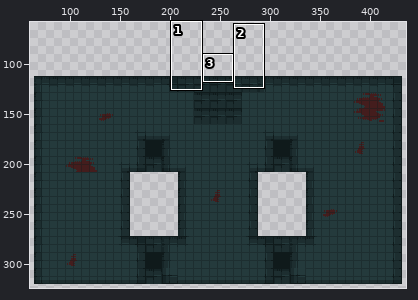
File history of a sprite sheet, map/dungeon/room_0/dung_room_0_floor.png. The picture above shows the old version from afar; the outline marks the close-up.
Close-up. First the earlier version:
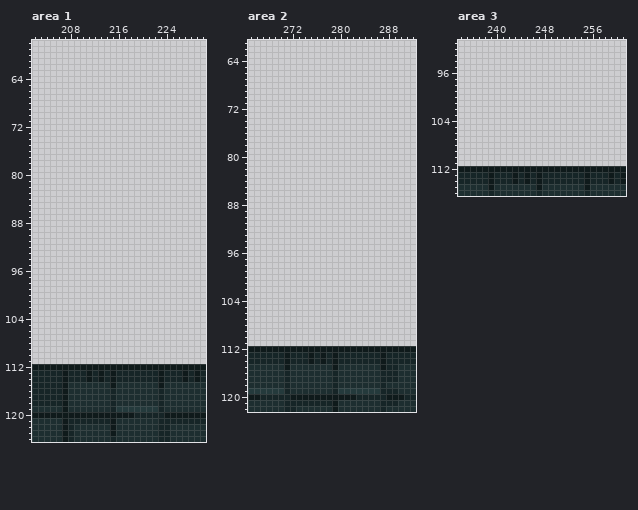
The file is 480x480 pixels. Shown: area 1: x 202..230, y 58..124; area 2: x 265..292, y 61..122; area 3: x 234..261, y 91..116. The wide view leaves out empty margins. The commit also changed other parts of the picture, which this record leaves out.
The result:
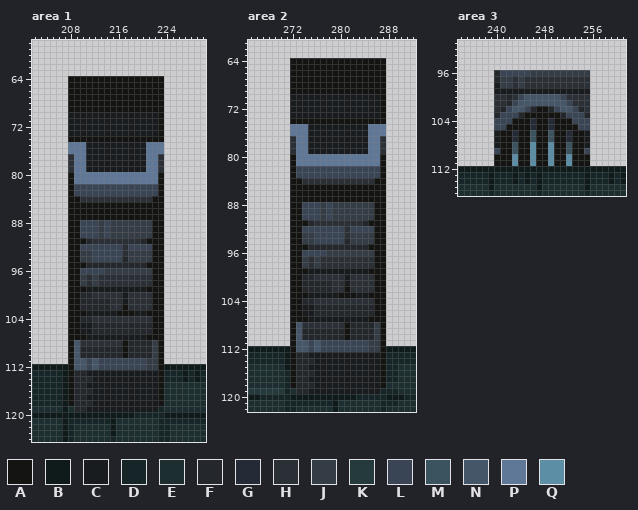
Palette (. is transparent): A #141412  B #0f1a1b  C #191c1e  D #162527  E #1d2e30  F #24282c  G #242a36  H #2b3037  J #343c45  K #243a3c  L #394554  M #3b535e  N #465669  P #607897  Q #5c8ea5
The edit:
Area 1:
y 64..69: x 208..223 ................ -> AAAAAAAAAAAAAAAA
y 70..73: x 208..223 ................ -> CCCCCCCCCCCCCCCA
y 74: x 208..223 ................ -> AAAAAAAAAAAAAAAA
y 75..76: x 208..223 ................ -> PPPCCCCCCCCCCPPP
y 77..79: x 208..223 ................ -> HPPCCCCCCCCCCPPH
y 80..81: x 208..223 ................ -> APPPPPPPPPPPPPPA
y 82..83: x 208..223 ................ -> ALLLLLLLLLLLLLLA
y 84: x 208..223 ................ -> AAHHHHHHHHHHHHAA
y 85..87: x 208..223 ................ -> AAAAAAAAAAAAAAAA
y 88..90: x 208..223 ................ -> AALLLJLJJJJJJJAA
y 91: x 208..223 ................ -> AAAFHHHHHHHHFAAA
y 92: x 208..223 ................ -> AALLLLLLLHLLLLAA
y 93: x 208..223 ................ -> AAJJLLLLLHJJJJAA
y 94: x 208..223 ................ -> AAJJLLLLLFJJJJAA
y 95: x 208..223 ................ -> AAAFFFFFFFFFFAAA
y 96: x 208..223 ................ -> AALLLLJJJJJJJJAA
y 97..98: x 208..223 ................ -> AAJHJHHHHHHHHHAA
y 99: x 208..223 ................ -> AAACCCCCCCCCCAAA
y 100: x 208..223 ................ -> AAFFHHHHHCHHHHAA
y 101: x 208..223 ................ -> AAFFFFFHHCHHHHAA
y 102: x 208..223 ................ -> AAFFFFFHHAHHHHAA
y 103: x 208..223 ................ -> AAACCCCCAAACCAAA
y 104: x 208..223 ................ -> AAFFHHHHHHHHHHAA
y 105..106: x 208..223 ................ -> AACCFFFFFFFFFFAA
y 107: x 208..223 ................ -> AAACCCCCCCCCCAAA
y 108: x 208..223 ................ -> ANHHHHHHHAFFFFJA
y 109..110: x 208..223 ................ -> ANFFFFFFFAFFFFJA
y 111: x 208..223 ................ -> ANNLNLLLLLLLLJJA
y 112: x 208..223 BBBBBBBBBBBBBBBB -> ANNLNLLLLLLLLJJA
y 113: x 208..223 DDDBDBDBDDDDDDDB -> AFFCCCCCCCCCCCCA
y 114: x 208..223 DDDBDBDBDDDDDDDB -> AFFFCCCCCCCCCCCA
y 115: x 208..223 EEEEEEEBEEEEEEEB -> AFFCCCCCCCCCCCCA
y 116: x 208..223 EEEEEEEDEEEEEEED -> AFFFCCCCCCCCCCCA
y 117: x 208..223 EEEEEEEDEEEEEEED -> AFFCCCCCCCCCCCCA
y 118: x 208..223 EEEEEEEDEEEEEEED -> AFFFCCCCCCCCCCCA
y 119: x 209..222 EEEEEEDKKKKKKK -> FFCCCCCCCCCCCC
Area 2:
y 64..69: x 272..287 ................ -> AAAAAAAAAAAAAAAA
y 70..73: x 272..287 ................ -> CCCCCCCCCCCCCCCA
y 74: x 272..287 ................ -> AAAAAAAAAAAAAAAA
y 75..76: x 272..287 ................ -> PPPCCCCCCCCCCPPP
y 77..79: x 272..287 ................ -> HPPCCCCCCCCCCPPH
y 80..81: x 272..287 ................ -> APPPPPPPPPPPPPPA
y 82..83: x 272..287 ................ -> ALLLLLLLLLLLLLLA
y 84: x 272..287 ................ -> AAHHHHHHHHHHHHAA
y 85..87: x 272..287 ................ -> AAAAAAAAAAAAAAAA
y 88..90: x 272..287 ................ -> AALLLJLJJJJJJJAA
y 91: x 272..287 ................ -> AAAFHHHHHHHHFAAA
y 92: x 272..287 ................ -> AALLLLLLLHLLLLAA
y 93: x 272..287 ................ -> AAJJLLLLLHJJJJAA
y 94: x 272..287 ................ -> AAJJLLLLLFJJJJAA
y 95: x 272..287 ................ -> AAAFFFFFFFFFFAAA
y 96: x 272..287 ................ -> AALLLLJJJJJJJJAA
y 97..98: x 272..287 ................ -> AAJHJHHHHHHHHHAA
y 99: x 272..287 ................ -> AAACCCCCCCCCCAAA
y 100: x 272..287 ................ -> AAFFHHHHHCHHHHAA
y 101: x 272..287 ................ -> AAFFFFFHHCHHHHAA
y 102: x 272..287 ................ -> AAFFFFFHHAHHHHAA
y 103: x 272..287 ................ -> AAACCCCCAAACCAAA
y 104: x 272..287 ................ -> AAFFHHHHHHHHHHAA
y 105..106: x 272..287 ................ -> AACCFFFFFFFFFFAA
y 107: x 272..287 ................ -> AAACCCCCCCCCCAAA
y 108: x 272..287 ................ -> ANHHHHHHHAFFFFJA
y 109..110: x 272..287 ................ -> ANFFFFFFFAFFFFJA
y 111: x 272..287 ................ -> ANNLNLLLLLLLLJJA
y 112: x 272..287 BBBBBBBBBBBBBBBB -> ANNLNLLLLLLLLJJA
y 113: x 272..287 DDDBDBDBDDDDDDDB -> AFFCCCCCCCCCCCCA
y 114: x 272..287 DDDBDBDBDDDDDDDB -> AFFFCCCCCCCCCCCA
y 115: x 272..287 EEEEEEEBEEEEEEEB -> AFFCCCCCCCCCCCCA
y 116: x 272..287 EEEEEEEDEEEEEEED -> AFFFCCCCCCCCCCCA
y 117: x 272..287 EEEEEEEDEEEEEEED -> AFFCCCCCCCCCCCCA
y 118: x 272..287 EEEEEEEDEEEEEEED -> AFFFCCCCCCCCCCCA
y 119: x 273..286 EEEEEEDKKKKKKK -> FFCCCCCCCCCCCC
Area 3:
y 96: x 240..255 ................ -> FLLLLLJJJJJJJJJJ
y 97: x 240..255 ................ -> FJJHJHHHHHHHHHHH
y 98: x 240..255 ................ -> CJJHJHHHHHHHHHHH
y 99: x 240..255 ................ -> CCCCCCCCCCCCCCCC
y 100: x 240..255 ................ -> HHFHLNNNNNNLHHHH
y 101: x 240..255 ................ -> HHFLNNNNNNNNLHHH
y 102: x 240..255 ................ -> HFLNNLFAAFLNNLFH
y 103: x 240..255 ................ -> FLLLFAAAAAAFLLLF
y 104: x 240..255 ................ -> LLLAAAGAAGAAALLL
y 105: x 240..255 ................ -> LLAAAAGAAGAAAALL
y 106..107: x 240..255 ................ -> CAAGAAMAAMAAGAAC
y 108: x 240..255 ................ -> CAAMAAQAAQAAMAAC
y 109: x 240..255 ................ -> LAAMAAQAAQAAMAAL
y 110..111: x 240..255 ................ -> AAAQAAQAAQAAQAAA
